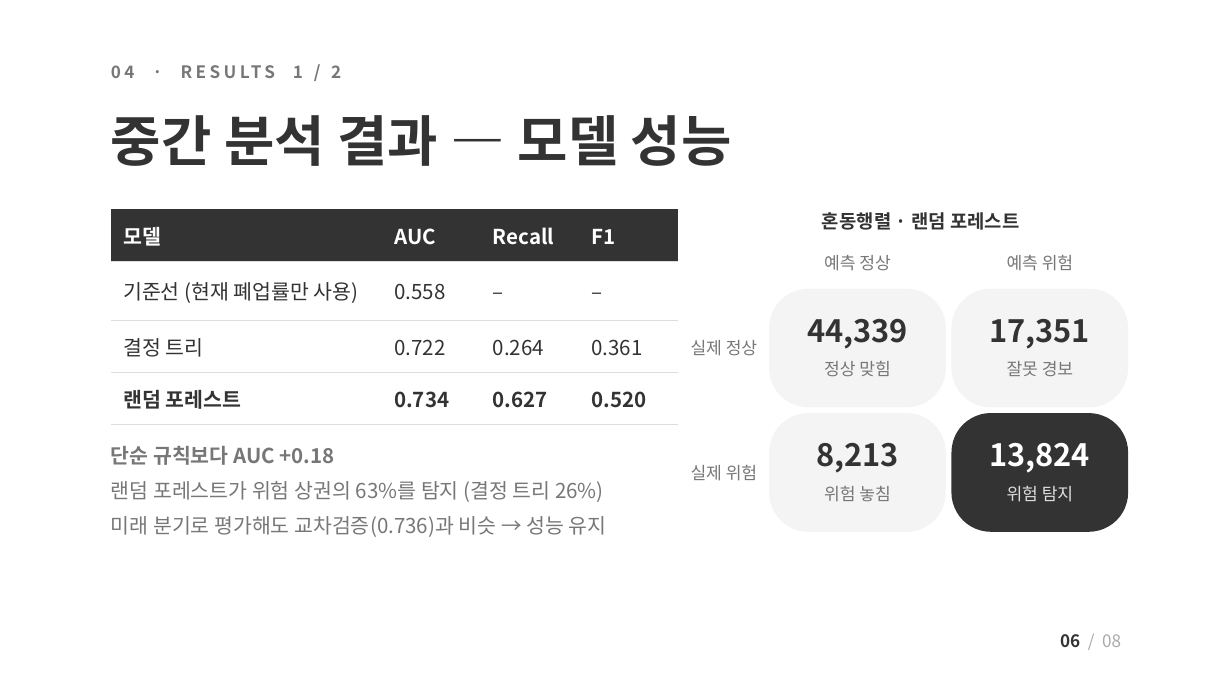
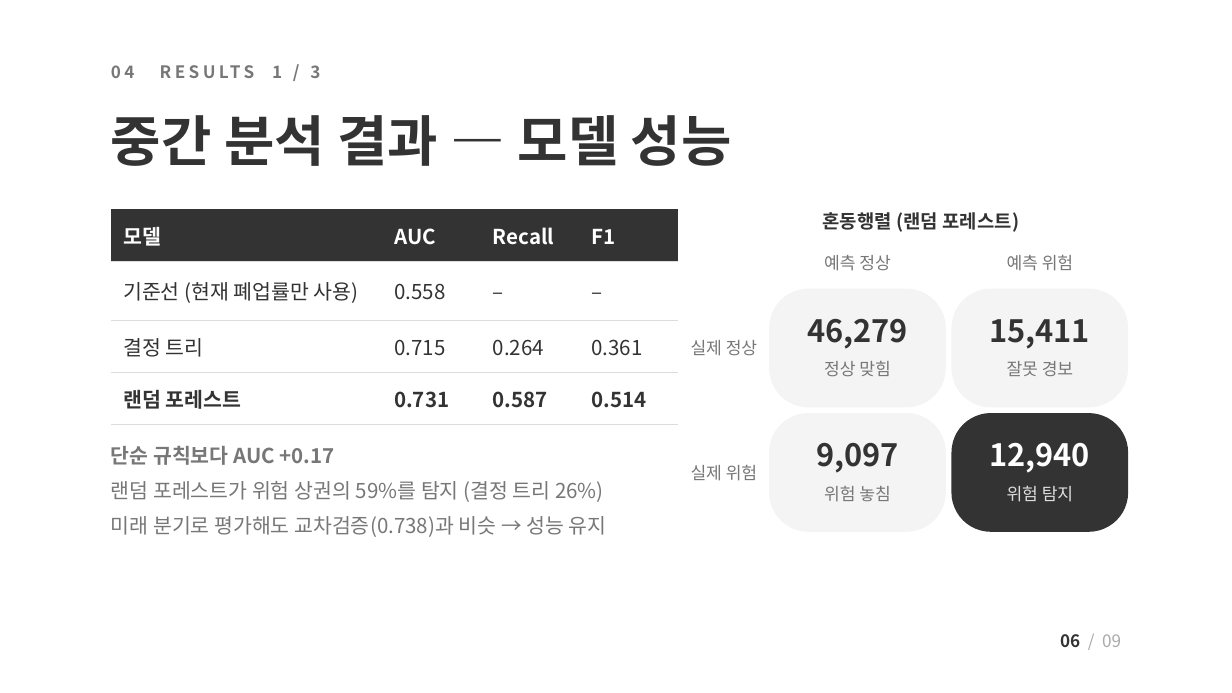
Before and after one commit to JungUihyun/biz-risk-predictor, a slide deck: slide 6 of docs/presentation/biz-risk-predictor_mid2_public.pptx. Drawn at 1232x693 pixels with LibreOffice and Linux fonts; fonts in the diff are those of the drawing. Boxes give left, top, right and bottom in pixels: in the first picture for what was removed or moved away, otherwise in the second. Text is boxed around its words. In the diff, an @@ line names an element or a change of style, - is before the commit and + after.

```diff
--- a/docs/presentation/biz-risk-predictor_mid2_public.pptx
+++ b/docs/presentation/biz-risk-predictor_mid2_public.pptx
@@ text at [111,65,320,78]: text changed @@
-04 · RESULTS 1 / 2
+04 RESULTS 1 / 3
@@ table at [111,209,678,413] @@
-row 3, column 2: 0.722
+row 3, column 2: 0.715
-row 4: 랜덤 포레스트 | 0.734 | 0.627 | 0.520
+row 4: 랜덤 포레스트 | 0.731 | 0.587 | 0.514
@@ text at [823,212,1020,232]: text changed @@
-혼동행렬 · 랜덤 포레스트
+혼동행렬 (랜덤 포레스트)
@@ text at [807,319,908,349]: text changed @@
-44,339
+46,279
@@ text at [989,319,1090,349]: text changed @@
-17,351
+15,411
@@ text at [111,446,607,537]: text changed @@
-단순 규칙보다 AUC +0.18
-랜덤 포레스트가 위험 상권의 63%를 탐지 (결정 트리 26%)
-미래 분기로 평가해도 교차검증(0.736)과 비슷 → 성능 유지
+단순 규칙보다 AUC +0.17
+랜덤 포레스트가 위험 상권의 59%를 탐지 (결정 트리 26%)
+미래 분기로 평가해도 교차검증(0.738)과 비슷 → 성능 유지
@@ text at [816,443,899,473]: text changed @@
-8,213
+9,097
@@ text at [989,443,1090,473]: text changed @@
-13,824
+12,940
```
Also in this commit, not shown: 7 other slides changed, 1 slide added, 15 other files.
